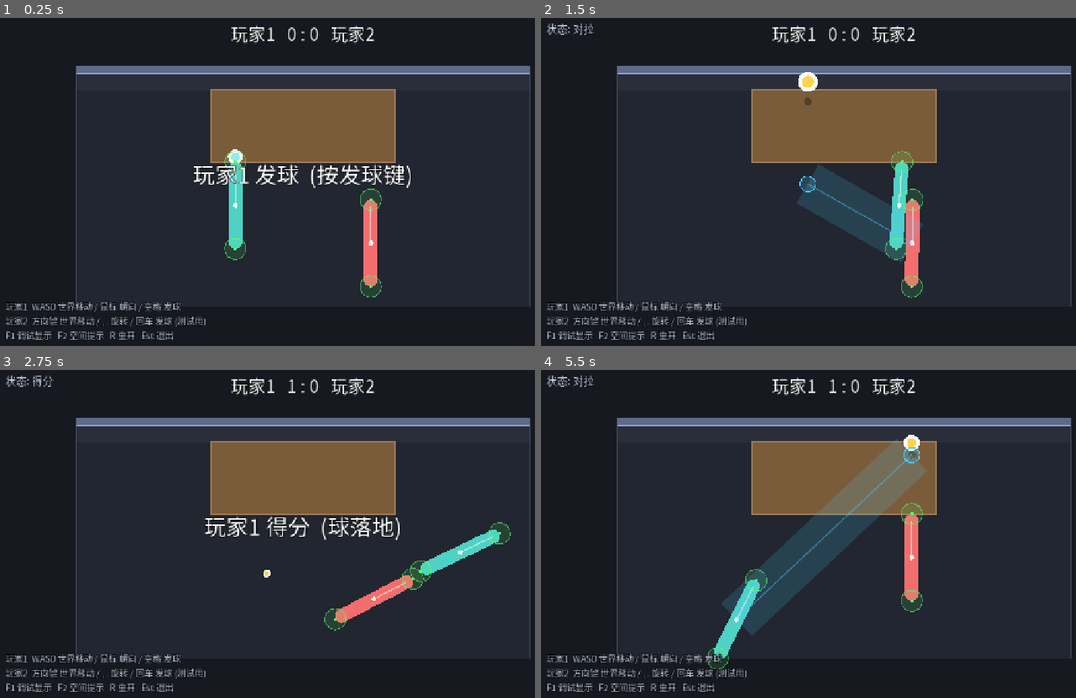
Above: before the commit, frames 1-4 (two rows, left to right).
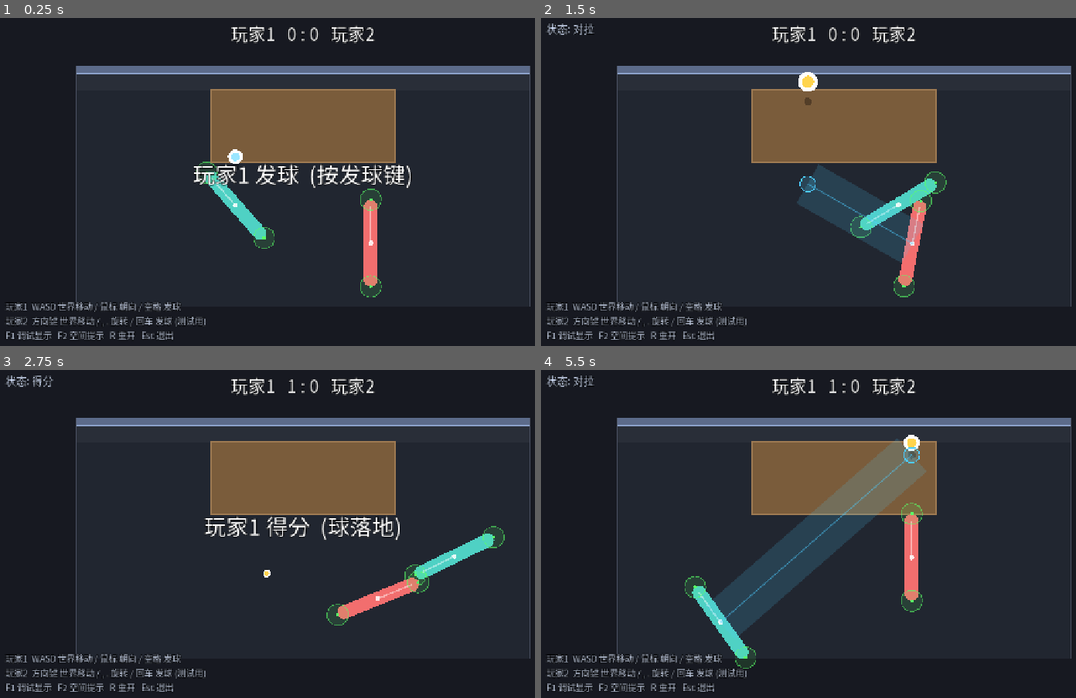
Above: after the commit, the same moments.

Repository: shuperidou/BMA-Arena
Game: Godot game, scene res://scenes/Main.tscn
Two runs of this game, one before a commit and one after it. Both use one fixed random seed, a clock stepped at 60 frames per second and the inputs below.
Inputs (mouse positions are in pixels of both pictures, inside the frame that each line leads up to):
- Up to frame 1 (0.25 s): no input
- Up to frame 2 (1.5 s): tap Enter at 0.5, 0.6 s; move the mouse to (979, 168) at 0.52 s; hold D 0.53-1.25 s; click (979, 168) at 0.67 s; tap Space at 0.77 s; drag from (722, 204) to (813, 254) at 1.27 s
- Up to frame 3 (2.75 s): move the mouse to (363, 461) at 2.02 s; hold D from 2.03 s (still down); tap Enter at 2.1 s; click (363, 461) at 2.17 s
- Up to frame 4 (5.5 s): release D at 2.75 s; drag from (813, 606) to (658, 484) at 2.77 s; move the mouse to (1027, 589) at 3.52 s; hold A 3.53-4.25 s; tap Enter at 3.6, 5.1 s; click (1027, 589) at 3.67 s; tap Space at 3.77 s; drag from (658, 484) to (749, 452) at 4.27 s; move the mouse to (872, 537) at 5.02 s; hold S from 5.03 s (still down); click (872, 537) at 5.17 s

The runs differ from the first frame. In frame 1, 1.3% of the frame differs, in the area x 36-52%, y 40-74%; in frame 2, 1.9%; in frame 3, 1.0%; in frame 4, 2.9%, in the area x 26-71%, y 20-92%.

Commit message:
control: auto-recenter to ball on mouse release (manual override while dragging)

Diff:
--- a/scripts/player/player_controller.gd
+++ b/scripts/player/player_controller.gd
@@ -17,11 +17,12 @@
 
 var hit_points: Array[HitPoint] = []
 var debug_aim_override: float = NAN  ## 测试用：非 NAN 时覆盖目标角度
+var debug_ball_angle: float = 0.0     ## 回正目标：朝球方向
 var debug_angle_offset: float = 0.0   ## 鼠标拖动产生的角度偏移 (相对按下基准)
 var debug_target_rotation: float = 0.0
 var debug_has_aim: bool = false
-var _aim_angle: float = 0.0           ## 持久目标朝向 (纯手动，无自动校准)
-var _aim_base: float = 0.0            ## 按下鼠标瞬间的基准朝向
+var _aim_angle: float = 0.0           ## 当前目标朝向
+var _aim_base: float = 0.0            ## 按下鼠标瞬间的基准朝向 (按下时的朝球方向)
 var _was_dragging: bool = false
 var _last_touch_time: float = -10.0
 var _body_color: Color = Color(0.31, 0.82, 0.77)
@@ -96,29 +97,39 @@
 	var accel: float = GameConfig.rotation_acceleration * step
 	if input_scheme.aim_mode == InputScheme.AimMode.MOUSE:
 		input_scheme.update_mouse(self)
+		var origin: Vector2 = state.transform.origin
 		var target: float
 		if not is_nan(debug_aim_override):
 			# 测试用：直接给目标角度
 			target = debug_aim_override
 			_aim_angle = target
 			debug_angle_offset = 0.0
+			debug_ball_angle = target
 			debug_has_aim = true
 		else:
-			# 纯手动朝向：按下瞬间的朝向为基准 + 鼠标水平拖动偏移；松开保持。
+			# 基准 = 朝球方向 (只用球 XY)
+			var ball_xy: Vector2 = ball.global_position if ball != null else origin + Vector2(0.0, -100.0)
+			var bd: Vector2 = ball_xy - origin
+			var ball_angle: float = bd.angle() if bd.length() > 1.0 else state.transform.get_rotation()
 			var dragging: bool = input_scheme.is_dragging()
+			var angle_offset: float = 0.0
 			if dragging and not _was_dragging:
-				_aim_base = _aim_angle
-			var angle_offset: float = 0.0
+				_aim_base = ball_angle  # 按住瞬间：以当时的朝球方向为基准
 			if dragging:
+				# 手动：基准 + 鼠标水平拖动偏移 (不累积；死区内 0)
 				var dx: float = input_scheme.mouse_drag_screen_x(self)
 				var dead: float = GameConfig.mouse_drag_deadzone
 				if absf(dx) > dead:
 					var eff: float = dx - signf(dx) * dead  # 死区外平滑，无跳变
 					angle_offset = clampf(eff * GameConfig.mouse_rotation_sensitivity,
 						-GameConfig.max_mouse_angle_offset, GameConfig.max_mouse_angle_offset)
-				_aim_angle = _aim_base + angle_offset
+				target = _aim_base + angle_offset
+			else:
+				# 放手：自动回正到球 (带惯性逐渐转)
+				target = ball_angle
 			_was_dragging = dragging
-			target = _aim_angle
+			_aim_angle = target
+			debug_ball_angle = ball_angle
 			debug_angle_offset = angle_offset
 			debug_has_aim = true
 		debug_target_rotation = target
--- a/scripts/ui/debug_layer.gd
+++ b/scripts/ui/debug_layer.gd
@@ -77,9 +77,11 @@
 	var o: Vector2 = p1.global_position
 	var ball_xy: Vector2 = match_ref.ball.global_position
 	var length := 110.0
-	# 球的 XY 投影 (仅参考)
+	# 球的 XY 投影
 	draw_circle(ball_xy, 3.0, Color(1.0, 0.45, 0.9))
-	# 目标方向线 (品红) —— 纯手动
+	# 朝球方向 (青) —— 松手时的回正目标
+	draw_line(o, o + Vector2.RIGHT.rotated(p1.debug_ball_angle) * length, Color(0.3, 0.9, 1.0, 0.8), 2.0)
+	# 最终目标方向线 (品红) —— 拖动时 = 基准+偏移；松手时与青线重合
 	draw_line(o, o + Vector2.RIGHT.rotated(p1.debug_target_rotation) * length, Color(1.0, 0.35, 0.85, 0.9), 2.0)
 	# 角色当前朝向 (绿)
 	draw_line(o, o + Vector2.RIGHT.rotated(p1.rotation) * length, Color(0.4, 1.0, 0.4, 0.85), 2.0)
@@ -92,8 +94,8 @@
 		draw_circle(anchor, 6.0, Color(0.5, 0.85, 1.0, 0.9))
 		draw_line(anchor, cur, Color(0.5, 0.85, 1.0, 0.6), 1.5)
 		draw_circle(cur, 4.0, Color(0.6, 0.95, 1.0))
-	var txt := "offset=%.2f target=%.2f rot=%.2f\ndrag=%s dx=%.0fpx" % [
-		p1.debug_angle_offset, p1.debug_target_rotation, p1.rotation,
+	var txt := "ball_ang=%.2f offset=%.2f target=%.2f rot=%.2f\ndrag=%s dx=%.0fpx" % [
+		p1.debug_ball_angle, p1.debug_angle_offset, p1.debug_target_rotation, p1.rotation,
 		str(sch.is_dragging()), dx_screen]
 	draw_string(font, o + Vector2(12, 20), txt, HORIZONTAL_ALIGNMENT_LEFT, -1, 13, Color(1.0, 0.7, 0.95, 0.95))
 
Not shown, changed: AGENTS.md
Not shown, changed: README.md
